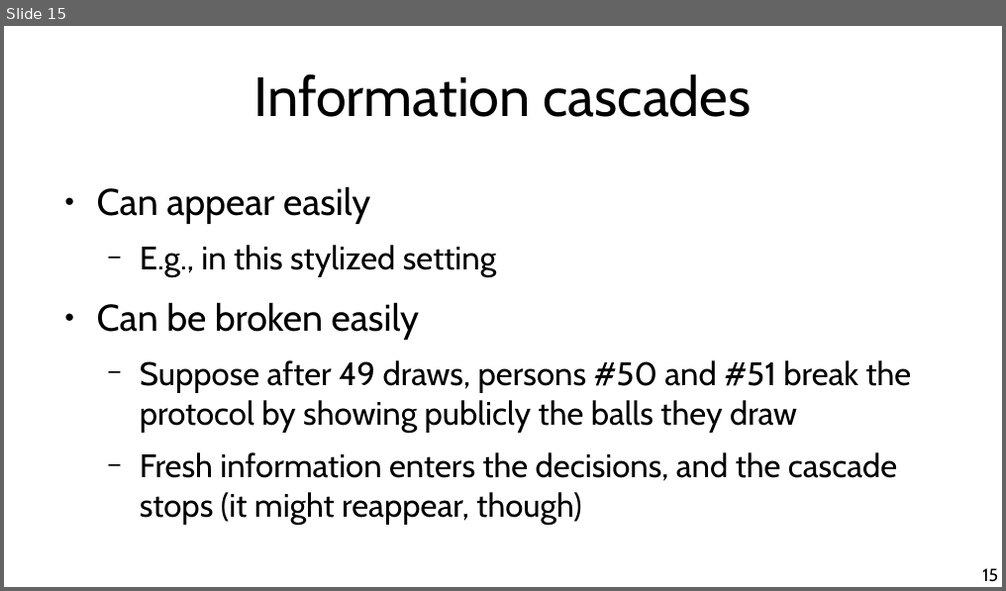
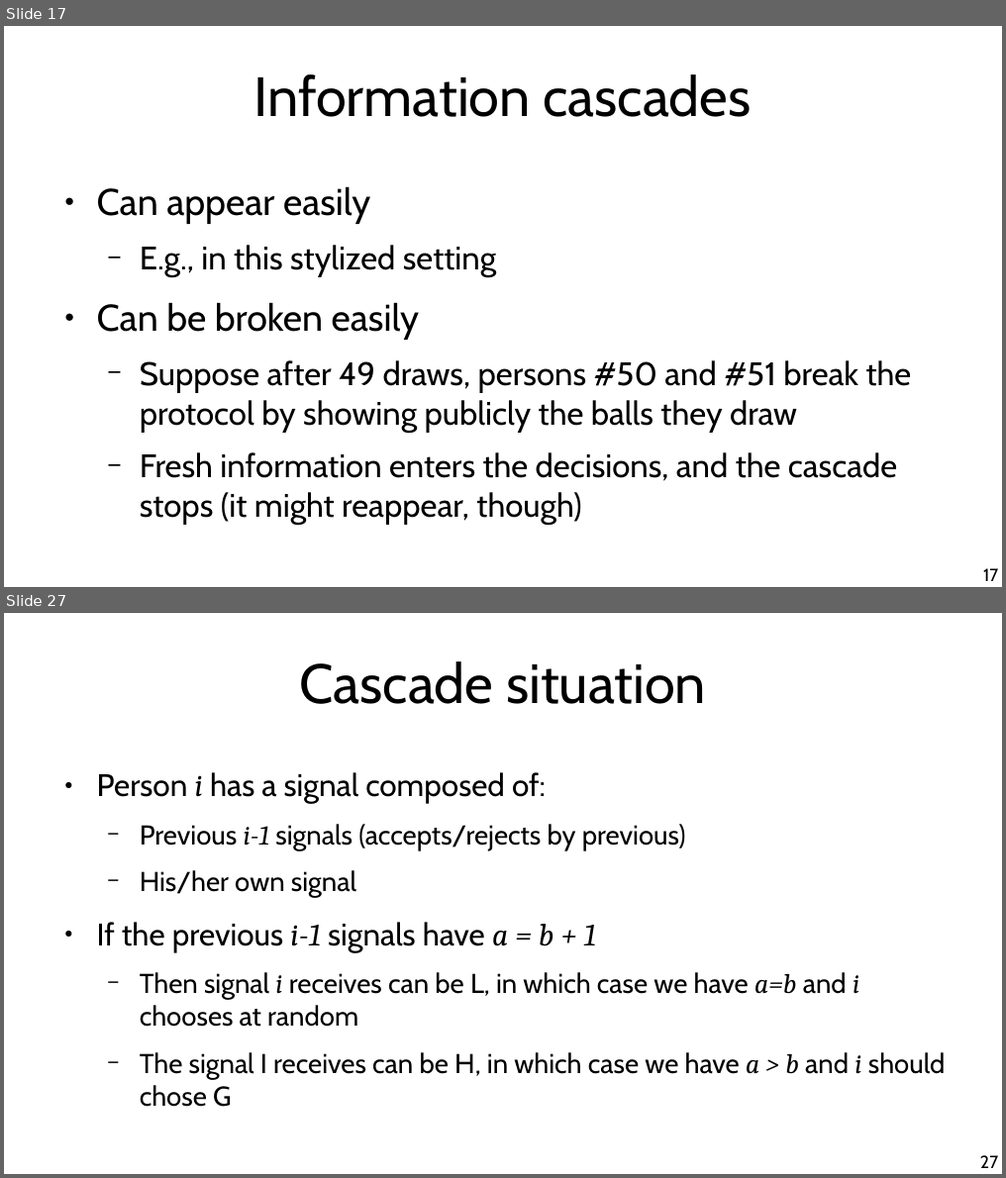
Before and after one commit to chatox/networks-science-course, a slide deck: theory/tt17_information_cascades.odp. Shown one above the other, each under a label of ours: slide 15 before the commit, slides 17 and 27 after it; the slides between them are not shown. The pictures are 1006x591 and 1006x1178 pixels, drawn with LibreOffice and Linux fonts; fonts in the diff are those of the drawing. Boxes give left, top, right and bottom in pixels: in the first picture for what was removed or moved away, otherwise in the second. Text is boxed around its words. In the diff, an @@ line names an element or a change of style, - is before the commit and + after.

Commit message:
Information cascades

```diff
--- a/theory/tt17_information_cascades.odp
+++ b/theory/tt17_information_cascades.odp
@@ slide 27 added at (4,613,1002,1174), background #FFFFFF @@
@@ title added at (299,662,706,704), 44 pt, text #000000 @@
+Cascade situation
@@ text added at (97,772,945,1107), 21.7 pt, text #000000 @@
+● Person i has a signal composed of:
+  − Previous i-1 signals (accepts/rejects by previous)
+  − His/her own signal
+● If the previous i-1 signals have a = b + 1
+  − Then signal i receives can be L, in which case we have a=b and i chooses at random
+  − The signal I receives can be H, in which case we have a > b and i should chose G
@@ page number added at (980,1156,998,1168), 14 pt, text #000000 @@
+27
@@ what was slide 15 is now slide 17 @@
@@ page number at (983,569,998,581): text changed @@
-15
+17
```
Also in this commit, not shown: 4 slides changed, 9 other slides added, 1 slide removed, 2 other files.
